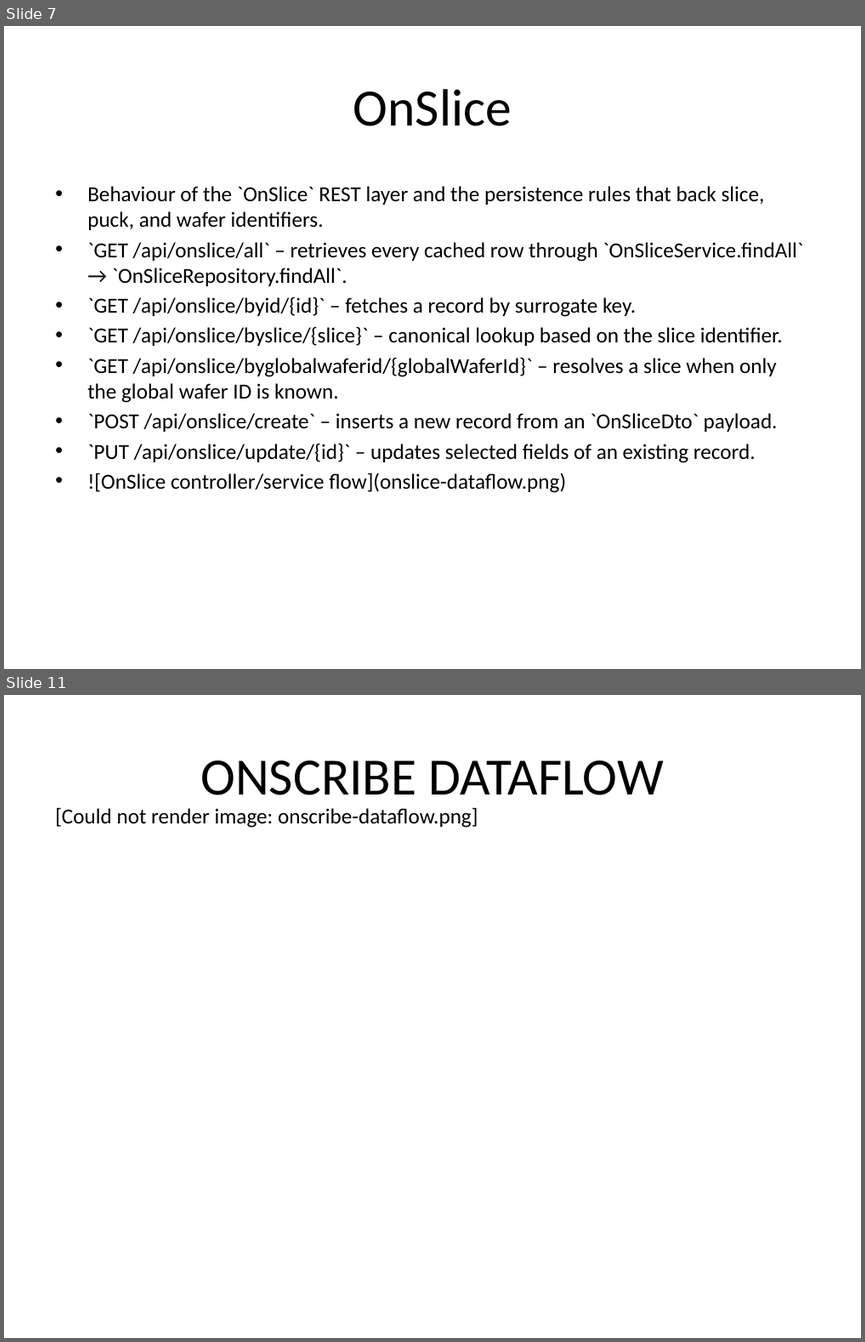
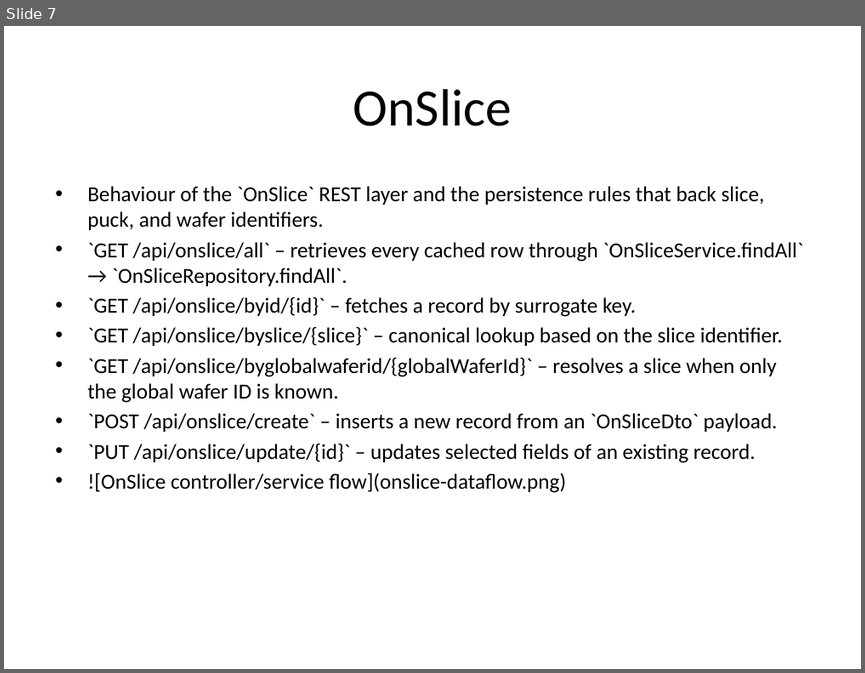
Before and after one commit to ejkorg/ert, a slide deck: docs/ERT_presentation_fullres_with_notes.pptx. Shown one above the other, each under a label of ours: slides 7 and 11 before the commit, slide 7 after it; the slides between them are not shown. The pictures are 865x1342 and 865x673 pixels, drawn with LibreOffice and Linux fonts; fonts in the diff are those of the drawing. Boxes give left, top, right and bottom in pixels: in the first picture for what was removed or moved away, otherwise in the second. Text is boxed around its words. In the diff, an @@ line names an element or a change of style, - is before the commit and + after.

```diff
--- a/docs/ERT_presentation_fullres_with_notes.pptx
+++ b/docs/ERT_presentation_fullres_with_notes.pptx
@@ slide 11 removed at <box>4,695,861,1338</box>, background #FFFFFF @@
@@ title removed at <box>200,760,663,795</box> @@
-ONSCRIBE DATAFLOW
@@ text removed at <box>55,807,477,828</box> @@
-[Could not render image: onscribe-dataflow.png]
```
Also in this commit, not shown: 8 slides added, 4 other slides removed, 52 other files.
